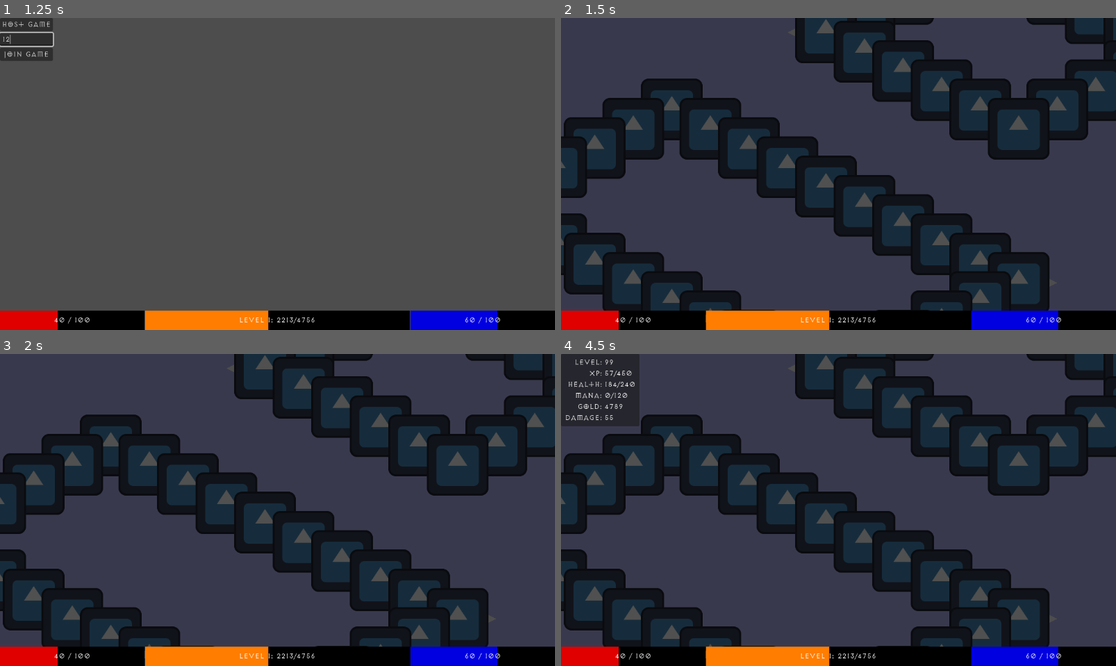
Above: before the commit, frames 1-4 (two rows, left to right).
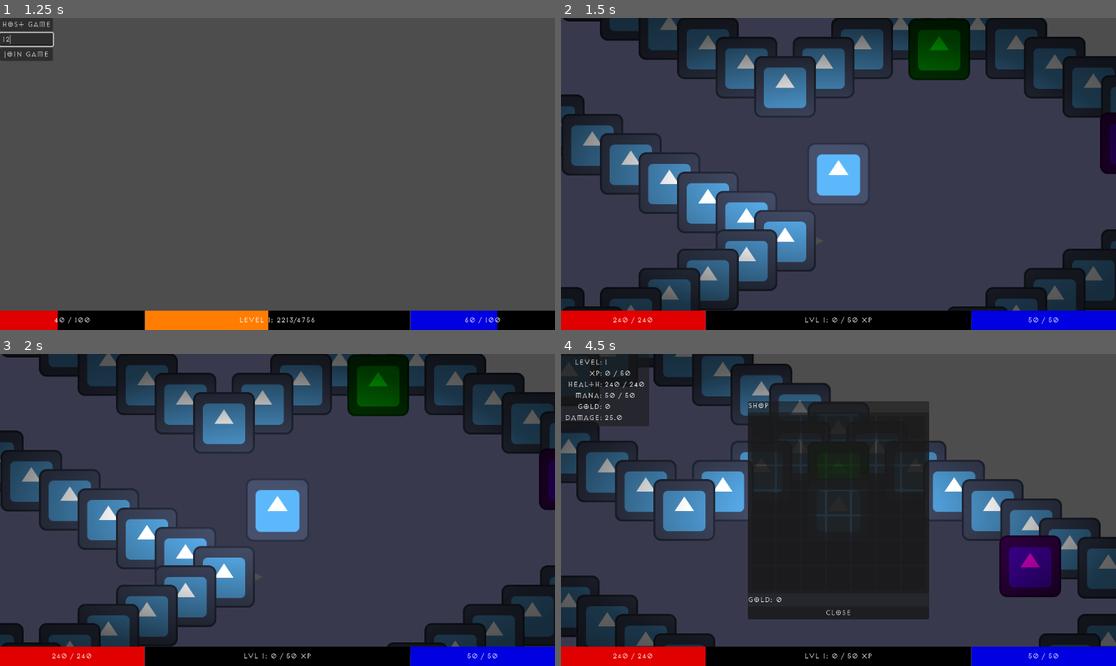
Above: after the commit, the same moments.

Repository: PietPadda/Godot_2D_ARPG
Game: Godot game, scene res://scenes/world/world.tscn
The game is run twice, just before and just after one commit, with the same random seed, the same clock (stepped at 60 frames per second) and the same inputs. The engine's default icon, where the game draws it, is replaced by a stand-in: a white triangle on a blue panel in a dark square.
Inputs (mouse positions are in pixels of both pictures, inside the frame that each line leads up to):
- Up to frame 1 (1.25 s): click (27, 39) at 0.52 s; type "12" at 0.6 s
- Up to frame 2 (1.5 s): click "Host Game" at 1.25 s
- Up to frame 3 (2 s): no input
- Up to frame 4 (4.5 s): tap Enter at 2 s; move the mouse to (960, 494) at 2.02 s; tap E (interact) at 2.1, 4.35 s; click (960, 494) at 2.17 s; move the mouse to (727, 525) at 2.77 s; click (727, 525) at 2.85 s; tap F2 (debug_respawn_enemies) at 3.5 s; move the mouse to (894, 441) at 3.52 s; tap C (toggle_character_sheet) at 3.6 s; click (894, 441) at 3.67 s; move the mouse to (810, 572) at 4.27 s; click (810, 572) at 4.42 s

Frame 1 is identical in both runs. In frame 2, 56% of the frame differs, in the area x 0-100%, y 0-100%; in frame 3, 56%; in frame 4, 59%.

Commit message:
fix(core): centralize startup and implement multi-scene handshake

Diff:
--- a/scripts/levels/base_level.gd
+++ b/scripts/levels/base_level.gd
@@ -283,11 +283,25 @@
 	if not id in _peers_ready_in_level:
 		_peers_ready_in_level.append(id)
 
-	print("[SERVER] Peers ready in this level: ", _peers_ready_in_level)
-
-	# Check if everyone has arrived.
-	if _peers_ready_in_level.size() == multiplayer.get_peers().size() + 1: # +1 for the server
-		print("[SERVER] All peers have loaded the level. Performing global handshake.")
+	# REPLACE the old handshake check with this new logic
+	# Build a list of players expected to be in THIS level.
+	var expected_peers_in_level = []
+	for peer_id in GameManager.player_locations:
+		if GameManager.player_locations[peer_id] == self.scene_file_path:
+			expected_peers_in_level.append(peer_id)
+
+	# Check if our list of ready peers contains all expected peers.
+	var all_expected_are_ready = true
+	for peer_id in expected_peers_in_level:
+		if not peer_id in _peers_ready_in_level:
+			all_expected_are_ready = false
+			break
+
+	# If everyone expected has arrived, perform the handshake for this level.
+	if all_expected_are_ready and !expected_peers_in_level.is_empty():
+		print("[SERVER] All peers for '%s' have loaded. Performing handshake." % scene_file_path)
+		# We clear the list for this level to prevent the handshake from running again.
+		_peers_ready_in_level.clear()
 		# Use call_deferred to ensure the last player has a frame to fully spawn.
 		call_deferred("_perform_global_handshake")
 
--- a/scripts/ui/main_menu.gd
+++ b/scripts/ui/main_menu.gd
@@ -15,9 +15,12 @@
 func _on_host_button_pressed():
 	NetworkManager.host_game()
 
-	# Instead of destructively changing the scene, we ask our SceneManager to handle it.
-	# This keeps our persistent World node alive.
-	Scene.transition_to_scene("res://scenes/levels/town.tscn")
+	# THE FIX: Authoritatively set the host's location BEFORE loading the level.
+	var start_scene_path = "res://scenes/levels/town.tscn"
+	GameManager.player_locations[1] = start_scene_path
+
+	# Now, transition to that scene.
+	Scene.transition_to_scene(start_scene_path)
 
 	# The main menu's job is done, so we can safely remove it.
 	self.queue_free()
